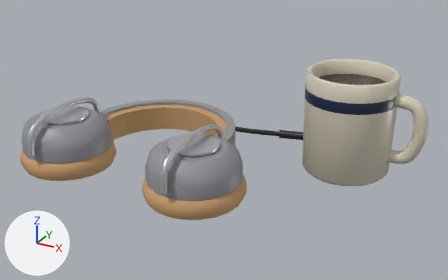
Renders of the glTF model tools/_home-opening/assets/models/headphones-mug.glb from each side of a commit.
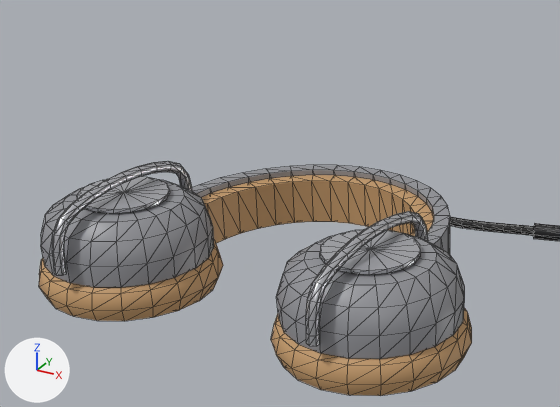
Each version is shown whole from a 50 mm camera at (0.262, -0.458, 0.261) aimed at (0.011, -0.002, 0.033), then close up on the part from 0% to 65% of the width and 5% to 81% of the height. The lights are fixed; the arrows at lower left show +X, +Y and +Z. The first two pictures are the older version. The close-ups show mesh edges as thin lines. Vertices at exactly the same position are counted once.

In view in the first close-up: 'headphones_mug_N35'.
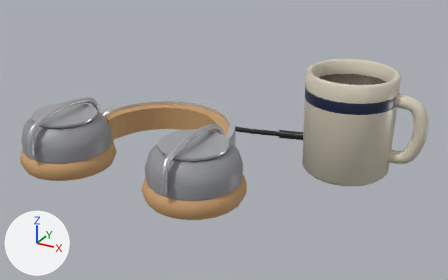
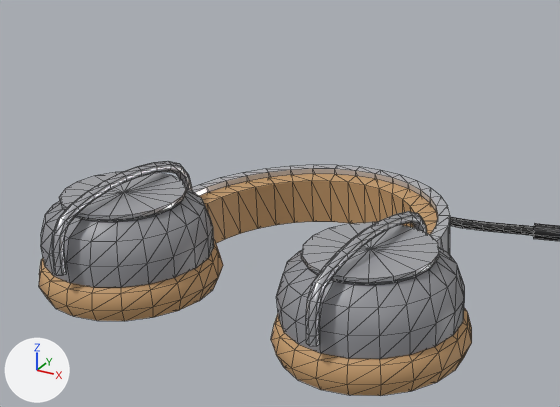
What differs and where, as boxes (x1, y1, x2, y2) in the close-ups (560 x 407 px; the box of a moved part takes in the faces that stretch with it):
```json
{"object": "headphones_mug_N35", "change": "reshaped, surface changed", "before": [39, 161, 560, 396], "after": [39, 161, 560, 396]}
{"part": 1, "of": "me_headphones_mug_n35", "change": "moved or reshaped", "before": [77, 177, 170, 213], "after": [60, 172, 187, 220]}
{"part": 2, "of": "me_headphones_mug_n35", "change": "moved or reshaped", "before": [320, 230, 421, 275], "after": [301, 222, 439, 283]}
{"part": 3, "of": "me_headphones_mug_n35", "change": "moved or reshaped", "before": [192, 165, 450, 244], "after": [192, 165, 450, 241]}
{"part": 4, "of": "me_headphones_mug_n35", "change": "surface changed", "before": [192, 165, 450, 254], "after": [192, 165, 450, 254]}
```

The change, as JSON lines over the scene's bpy script:
```json
{"block": "me_headphones_mug_n35", "where": "me_headphones_mug_n35.from_pydata(...)  # 1482 vertices, 2892 faces; spans x -0.178..0.178, y -0.107..0.107, z 0.0..0.097"}
{"block": "me_headphones_mug_n35", "where": "# used by ob_headphones_mug_n35; location = (0.0, 0.0, 0.0)"}
{"block": "me_headphones_mug_n35", "change": "me_headphones_mug_n35 part 1: the loose piece of 38 vertices spanning x -0.149..-0.105, y -0.08..-0.036, z 0.05..0.052 is scaled about its middle by (1.36, 1.36, 1)"}
{"block": "me_headphones_mug_n35", "change": "me_headphones_mug_n35 part 2: the loose piece of 38 vertices spanning x -0.009..0.035, y -0.08..-0.036, z 0.05..0.052 is scaled about its middle by (1.36, 1.36, 1)"}
{"block": "me_headphones_mug_n35", "change": "me_headphones_mug_n35 part 3: 76 of the vertices in x -0.123..0.009, y -0.012..0.059, z 0.005..0.035 are scaled about their middle by (1.03, 1.03, 1), then moved by (0.0, 0.001, 0.0)"}
{"block": "me_headphones_mug_n35", "change": "me_headphones_mug_n35 part 4: texture (UV) coordinates of 296 of 2892 faces, centred in x -0.13..0.017, y -0.012..0.067, z 0.005..0.035, changed; they spanned u 0.12..0.38, v 0.88..0.88 and now span u 0.12..0.38, v 0.38..0.38"}
```
